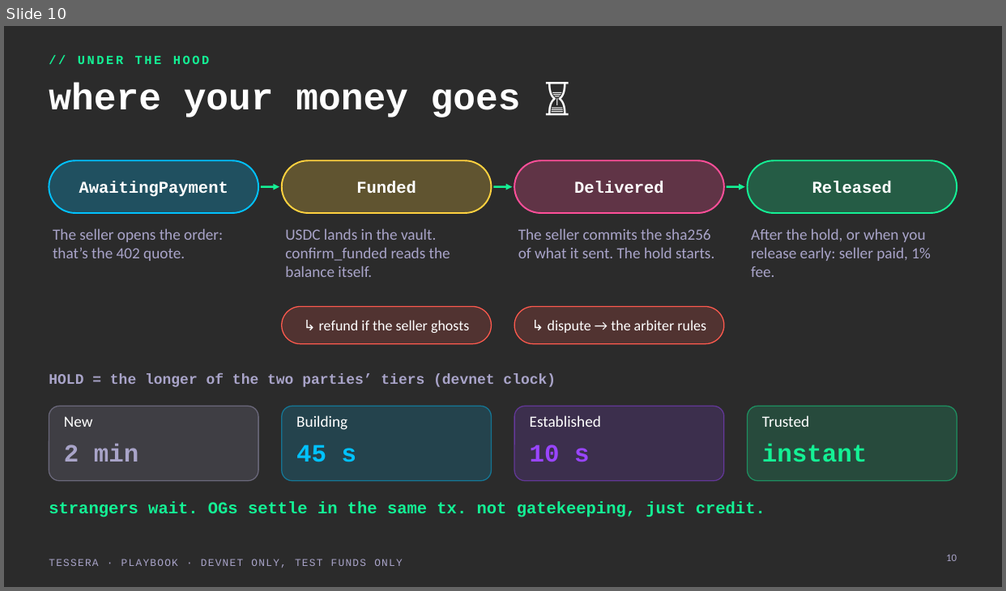
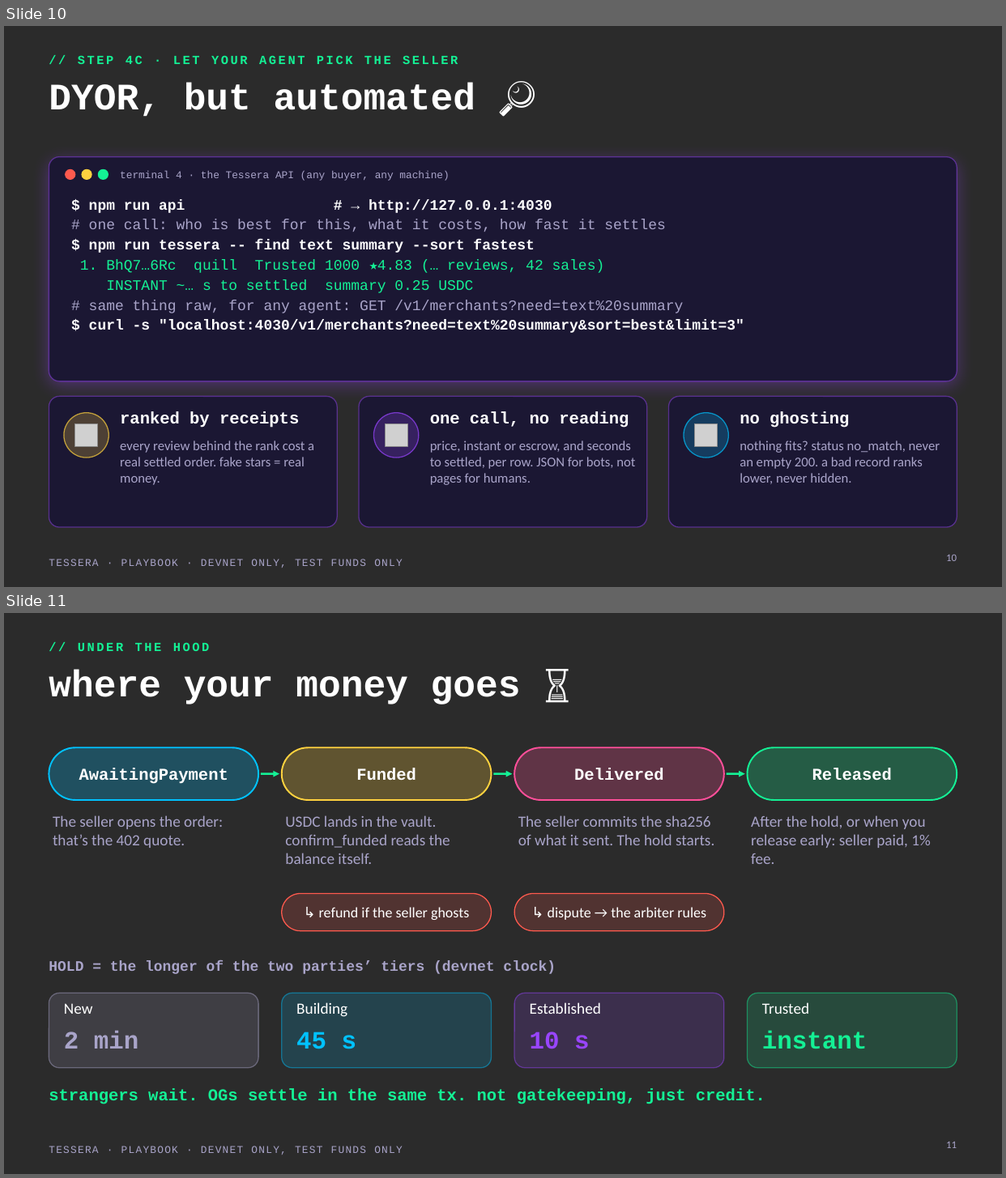
Before and after one commit to edison9733/agentic_commerce, a slide deck: pitch/out/tessera-buyer-seller-guide.pptx. Shown one above the other, each under a label of ours: slide 10 before the commit, slides 10 and 11 after it. The pictures are 1006x591 and 1006x1178 pixels, drawn with LibreOffice and Linux fonts; fonts in the diff are those of the drawing; grey boxes stand for pictures; background and template pictures are left out; a plain dark background stands for a picture behind light text. Boxes give left, top, right and bottom in pixels: in the first picture for what was removed or moved away, otherwise in the second. Text is boxed around its words. In the diff, an @@ line names an element or a change of style, - is before the commit and + after.

```diff
--- a/pitch/out/tessera-buyer-seller-guide.pptx
+++ b/pitch/out/tessera-buyer-seller-guide.pptx
@@ slide 10 added at <box>4,26,1002,587</box>, background picture (left out); not listed: 1 template element that a slide beside it also shows @@
@@ text added at <box>78,55,458,64</box>, 12 pt, text #14F195, bold @@
+// STEP 4C · LET YOUR AGENT PICK THE SELLER
@@ title added at <box>49,83,475,116</box>, 36 pt, text #FFFFFF, bold @@
+DYOR, but automated 🔎
@@ rounded rectangle added at <box>49,157,957,382</box>, fill #1B1733, outline #9945FF 1 pt @@
@@ ellipse added at <box>66,169,75,179</box>, fill #FF5A4E, outline #FF5A4E 1 pt @@
@@ ellipse added at <box>82,169,91,179</box>, fill #FFD23F, outline #FFD23F 1 pt @@
@@ ellipse added at <box>98,169,108,179</box>, fill #14F195, outline #14F195 1 pt @@
@@ text added at <box>120,170,449,181</box>, 10 pt, text #A9A4C9 @@
+terminal 4 · the Tessera API (any buyer, any machine)
@@ text added at <box>80,199,744,333</box>, 14 pt, text #FFFFFF @@
+$ npm run api # → http://127.0.0.1:4030
+# one call: who is best for this, what it costs, how fast it settles
+$ npm run tessera -- find text summary --sort fastest
+1. BhQ7…6Rc quill Trusted 1000 ★4.83 (… reviews, 42 sales)
+INSTANT ~… s to settled summary 0.25 USDC
+# same thing raw, for any agent: GET /v1/merchants?need=text%20summary
+$ curl -s "localhost:4030/v1/merchants?need=text%20summary&sort=best&limit=3"
@@ rounded rectangle added at <box>49,396,337,527</box>, fill #1B1733, outline #9945FF 1 pt @@
@@ ellipse added at <box>64,413,108,458</box>, fill #FFD23F at 22% opacity, outline #FFD23F 1 pt @@
@@ text added at <box>120,412,299,428</box>, 16 pt, text #FFFFFF, bold @@
+ranked by receipts
@@ rounded rectangle added at <box>359,396,647,527</box>, fill #1B1733, outline #9945FF 1 pt @@
@@ ellipse added at <box>374,413,419,458</box>, fill #9945FF at 22% opacity, outline #9945FF 1 pt @@
@@ text added at <box>430,412,629,428</box>, 16 pt, text #FFFFFF, bold @@
+one call, no reading
@@ rounded rectangle added at <box>669,396,957,527</box>, fill #1B1733, outline #9945FF 1 pt @@
@@ ellipse added at <box>684,413,729,458</box>, fill #00C2FF at 22% opacity, outline #00C2FF 1 pt @@
@@ text added at <box>739,412,849,428</box>, 16 pt, text #FFFFFF, bold @@
+no ghosting
@@ picture added at <box>75,425,98,446</box> @@
@@ picture added at <box>385,425,407,446</box> @@
@@ picture added at <box>695,425,718,446</box> @@
@@ text added at <box>120,441,314,485</box>, 13 pt, text #A9A4C9 @@
+every review behind the rank cost a real settled order. fake stars = real money.
@@ text added at <box>430,441,635,485</box>, 13 pt, text #A9A4C9 @@
+price, instant or escrow, and seconds to settled, per row. JSON for bots, not pages for humans.
@@ text added at <box>739,441,940,484</box>, 13 pt, text #A9A4C9 @@
+nothing fits? status no_match, never an empty 200. a bad record ranks lower, never hidden.
@@ page number added at <box>946,555,957,561</box>, 10 pt, text #A9A4C9 @@
+10
@@ what was slide 10 is now slide 11 @@
@@ page number at <box>946,1142,957,1148</box>: text changed @@
-10
+11
```
Also in this commit, not shown: 2 slides changed, 35 other files.
